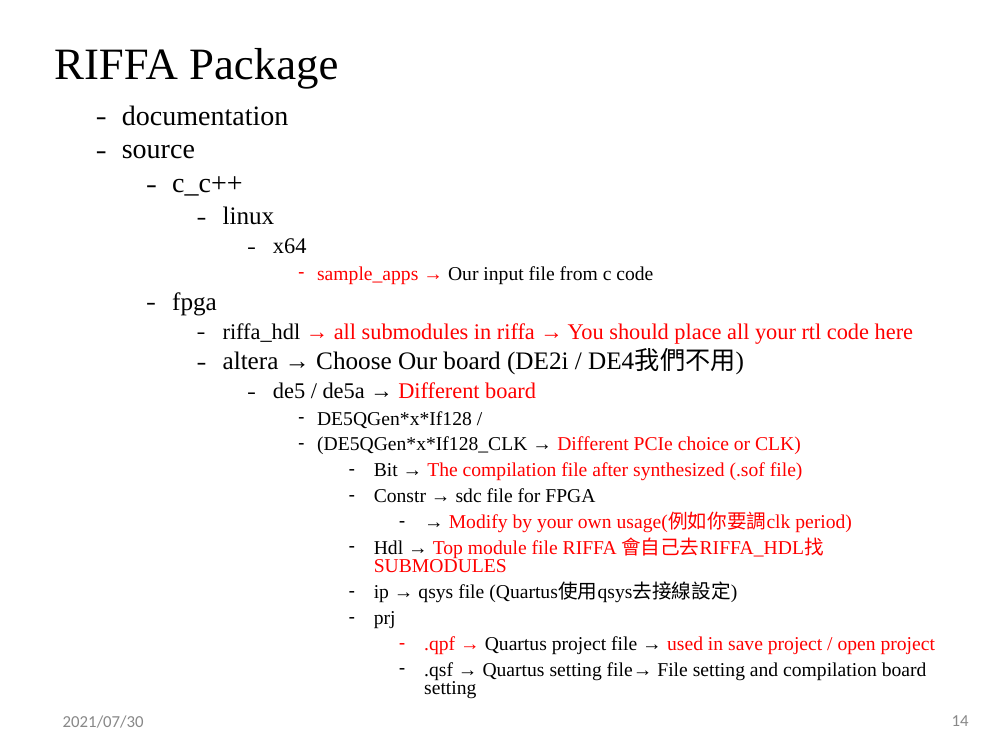
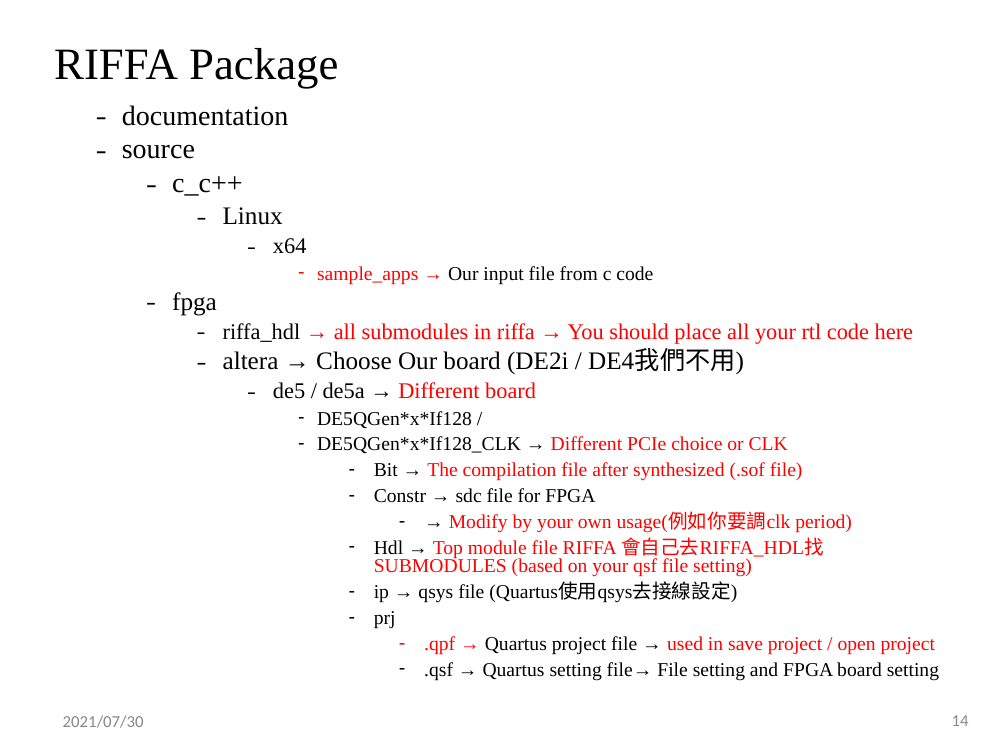
Before and after one commit to shihjimmy/riffa, a slide deck: slide 14 of RIFFA_tutorial_2025.pptx. Drawn at 1008x756 pixels with LibreOffice and Linux fonts; fonts in the diff are those of the drawing; background and template pictures are left out. Boxes give left, top, right and bottom in pixels: in the first picture for what was removed or moved away, otherwise in the second. Text is boxed around its words. In the diff, an @@ line names an element or a change of style, - is before the commit and + after.

```diff
--- a/RIFFA_tutorial_2025.pptx
+++ b/RIFFA_tutorial_2025.pptx
@@ text at bbox=[223, 207, 283, 225]: text changed @@
-      ˗ linux
+      ˗ Linux
@@ text at bbox=[317, 436, 788, 453]: text changed @@
-          ‐ (DE5QGen*x*If128_CLK → Different PCIe choice or CLK)
+          ‐ DE5QGen*x*If128_CLK → Different PCIe choice or CLK
@@ text at bbox=[374, 537, 824, 577]: text changed @@
-            ‐ Hdl → Top module file RIFFA 會自己去RIFFA_HDL找SUBMODULES
+            ‐ Hdl → Top module file RIFFA 會自己去RIFFA_HDL找SUBMODULES (based on your qsf file setting)
@@ text at bbox=[424, 662, 939, 681]: text changed @@
-              ‐ .qsf → Quartus setting file→ File setting and compilation board setting
+              ‐ .qsf → Quartus setting file→ File setting and FPGA board setting
```
Also in this commit, not shown: 40 other slides changed, 1 slide added, 2 slides removed.
